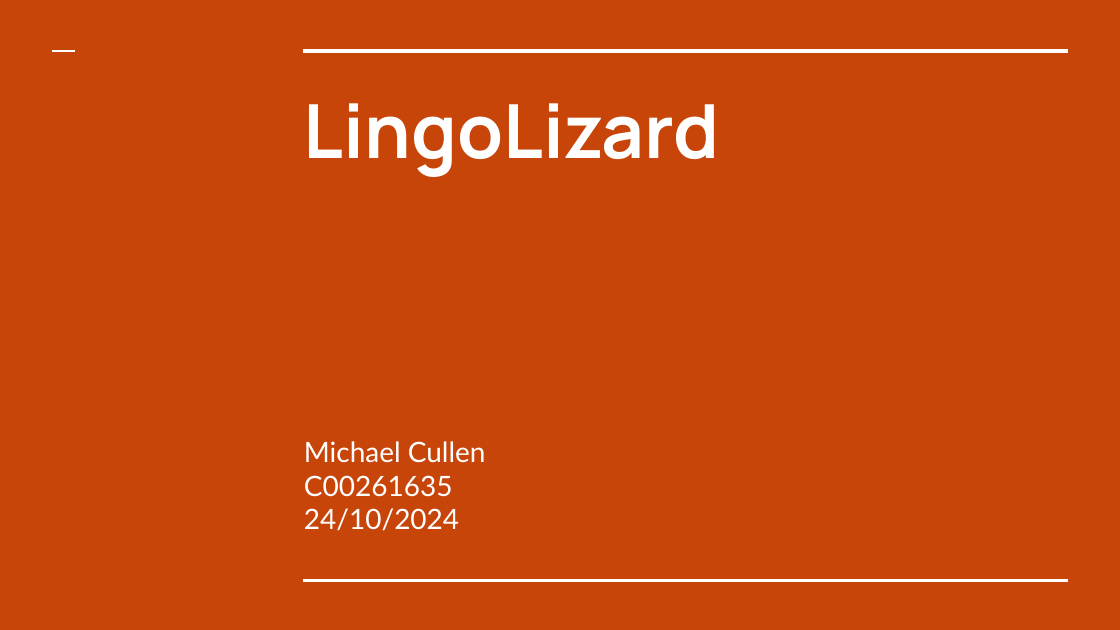
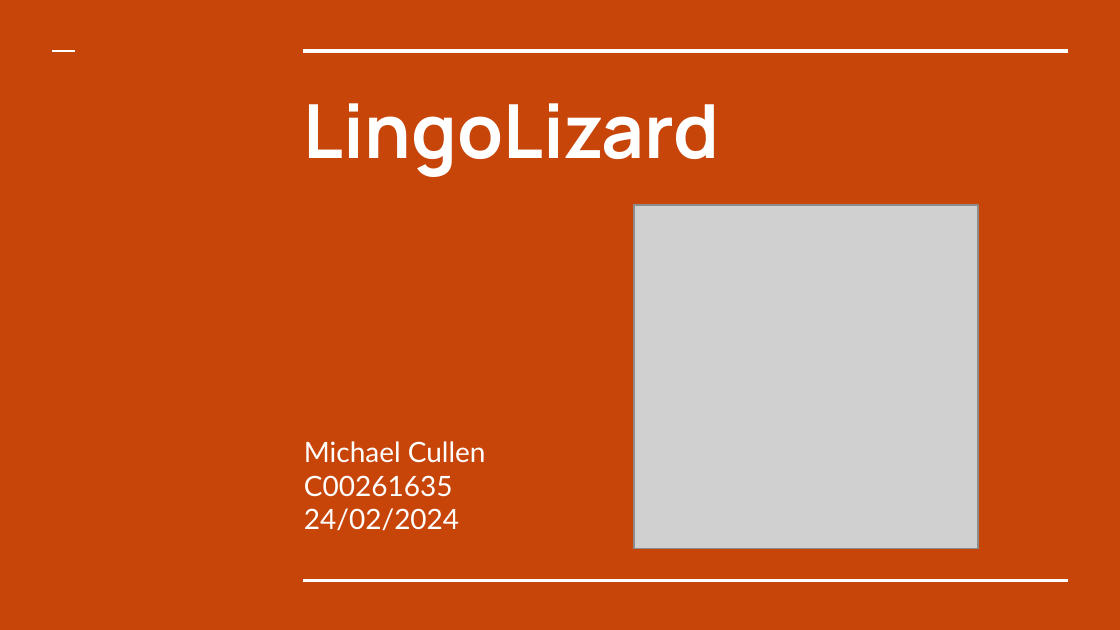
Before and after one commit to mjc136/4thYearProject, a slide deck: slide 1 of docs/LingoLizard.pptx. Drawn at 1120x630 pixels with LibreOffice and Linux fonts; fonts in the diff are those of the drawing; grey boxes stand for pictures. Boxes give left, top, right and bottom in pixels: in the first picture for what was removed or moved away, otherwise in the second. Text is boxed around its words. In the diff, an @@ line names an element or a change of style, - is before the commit and + after.

```diff
--- a/docs/LingoLizard.pptx
+++ b/docs/LingoLizard.pptx
@@ picture added at [634,205,978,549] @@
@@ subtitle at [304,508,459,531]: text changed @@
-24/10/2024
+24/02/2024
```
Also in this commit, not shown: 3 other slides changed, 6 slides added, 2 slides removed, 1 other file.
